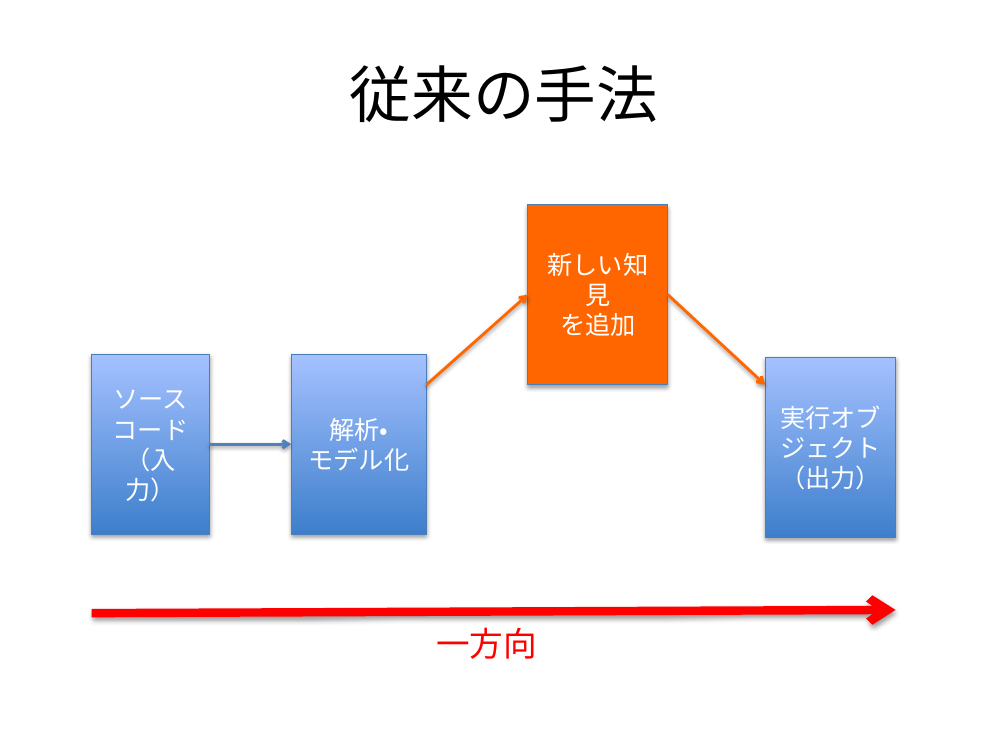
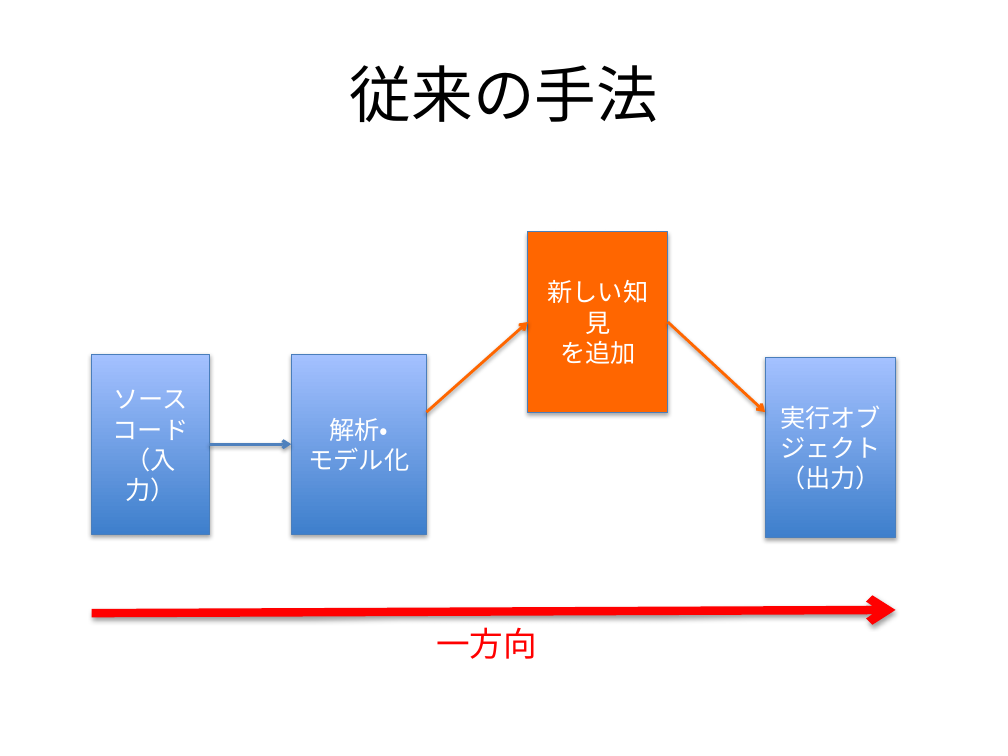
Before and after one commit to f-akazawa/akaz_uecdevelop, a slide deck: slide 9 of doc/中間発表資料.pptx. Drawn at 1008x756 pixels with LibreOffice and Linux fonts; fonts in the diff are those of the drawing. Boxes give left, top, right and bottom in pixels: in the first picture for what was removed or moved away, otherwise in the second. Text is boxed around its words. In the diff, an @@ line names an element or a change of style, - is before the commit and + after.

```diff
--- a/doc/中間発表資料.pptx
+++ b/doc/中間発表資料.pptx
@@ rectangle "新しい知見": place and size @@
-rectangle "新しい知見" at <box>528,205,668,385</box>
+rectangle "新しい知見" at <box>528,232,668,412</box>
@@ arrow moved from (426, 385) - (528, 294) to (426, 412) - (528, 322) @@
@@ arrow moved from (668, 294) - (765, 385) to (668, 322) - (765, 412) @@
```
Also in this commit, not shown: 5 other slides changed, 2 slides added.
